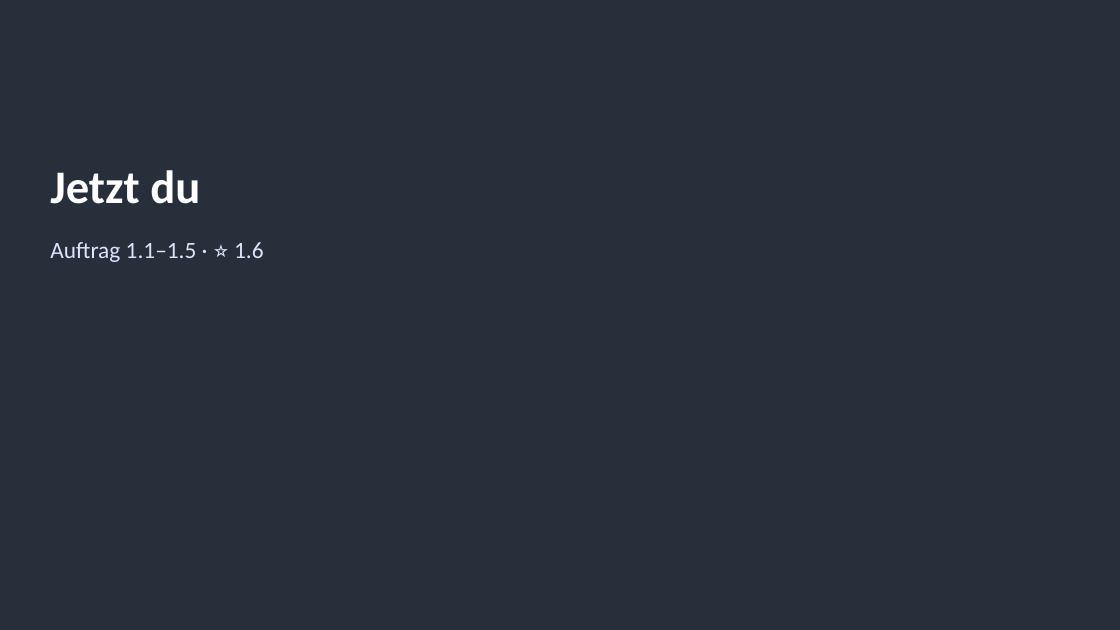
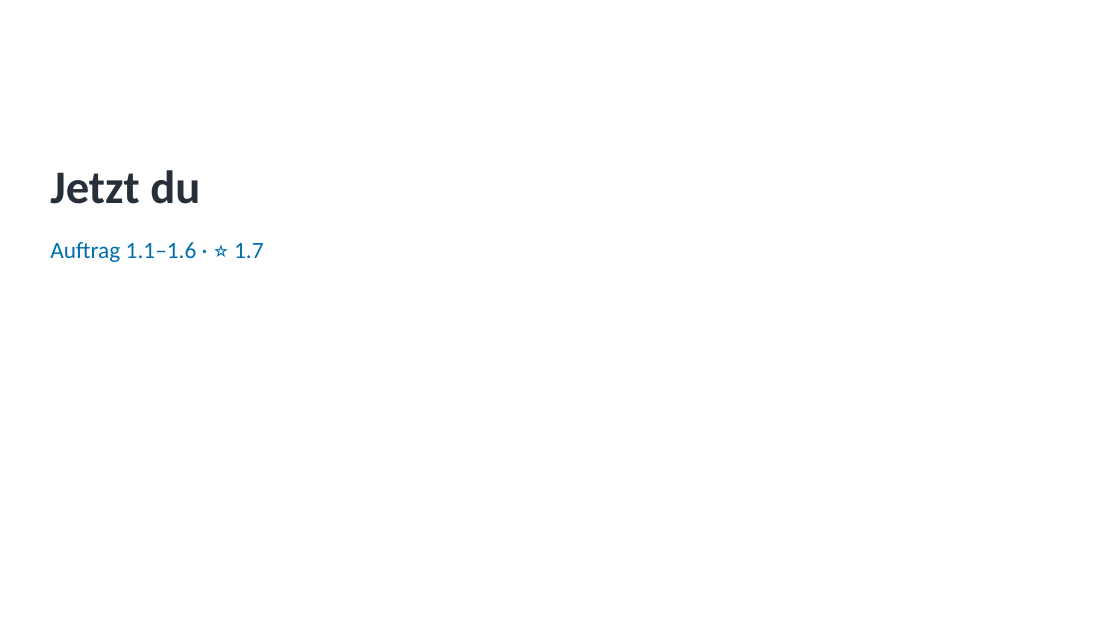
Before and after one commit to pat-teacher/azure-basics-training, a slide deck: slide 14 of praesentationen/input-01-virtualisierung.pptx. Drawn at 1120x630 pixels with LibreOffice and Linux fonts; fonts in the diff are those of the drawing; background and template pictures are left out. Boxes give left, top, right and bottom in pixels: in the first picture for what was removed or moved away, otherwise in the second. Text is boxed around its words. In the diff, an @@ line names an element or a change of style, - is before the commit and + after.

```diff
--- a/praesentationen/input-01-virtualisierung.pptx
+++ b/praesentationen/input-01-virtualisierung.pptx
@@ background #27303A to #FFFFFF @@
@@ title "Jetzt du" at box(50, 170, 200, 204): text colour #FFFFFF to #27303A @@
@@ text at box(50, 242, 264, 262): text changed; text colour #DEE2FB to #006FAD @@
-Auftrag 1.1–1.5 · ⭐ 1.6
+Auftrag 1.1–1.6 · ⭐ 1.7
```
Also in this commit, not shown: 2 other slides changed, 6 other files.
